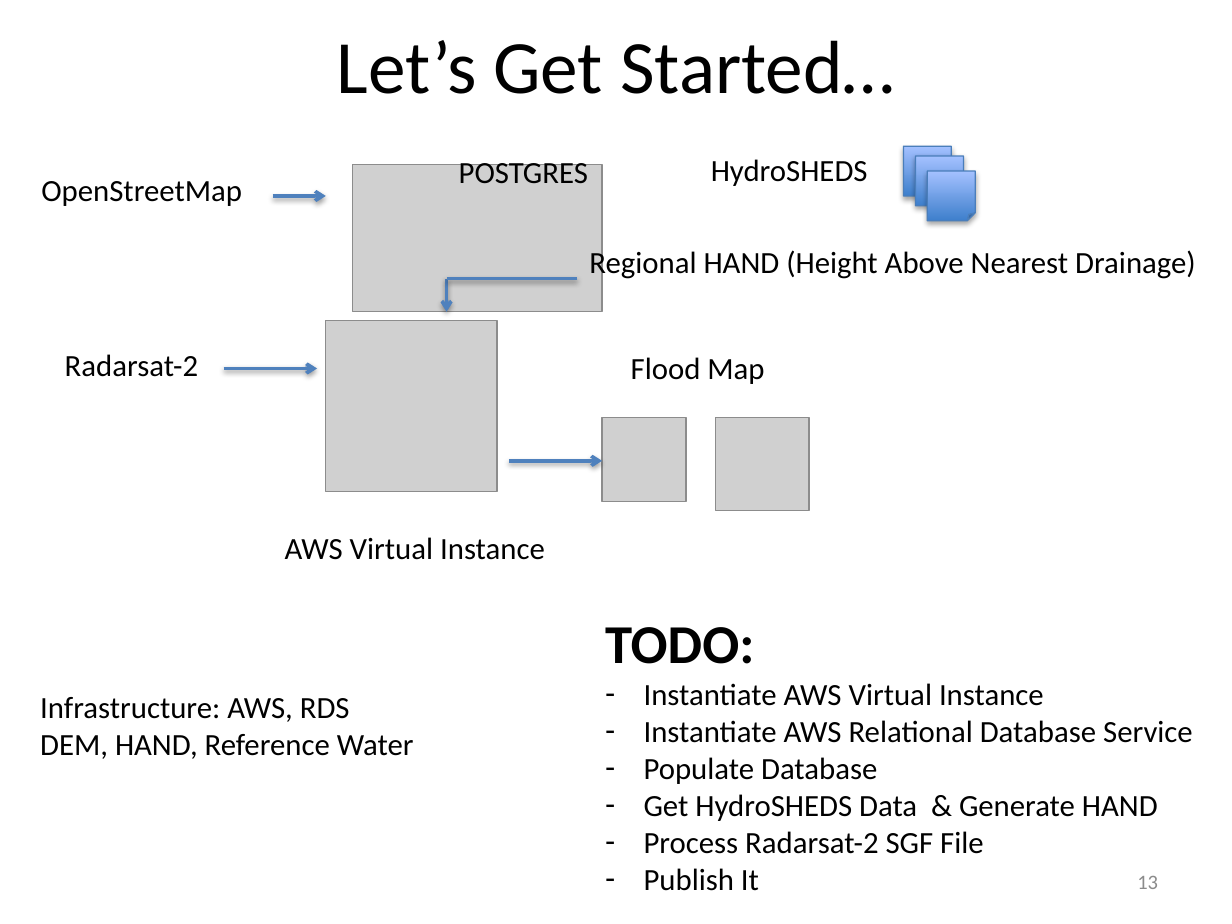
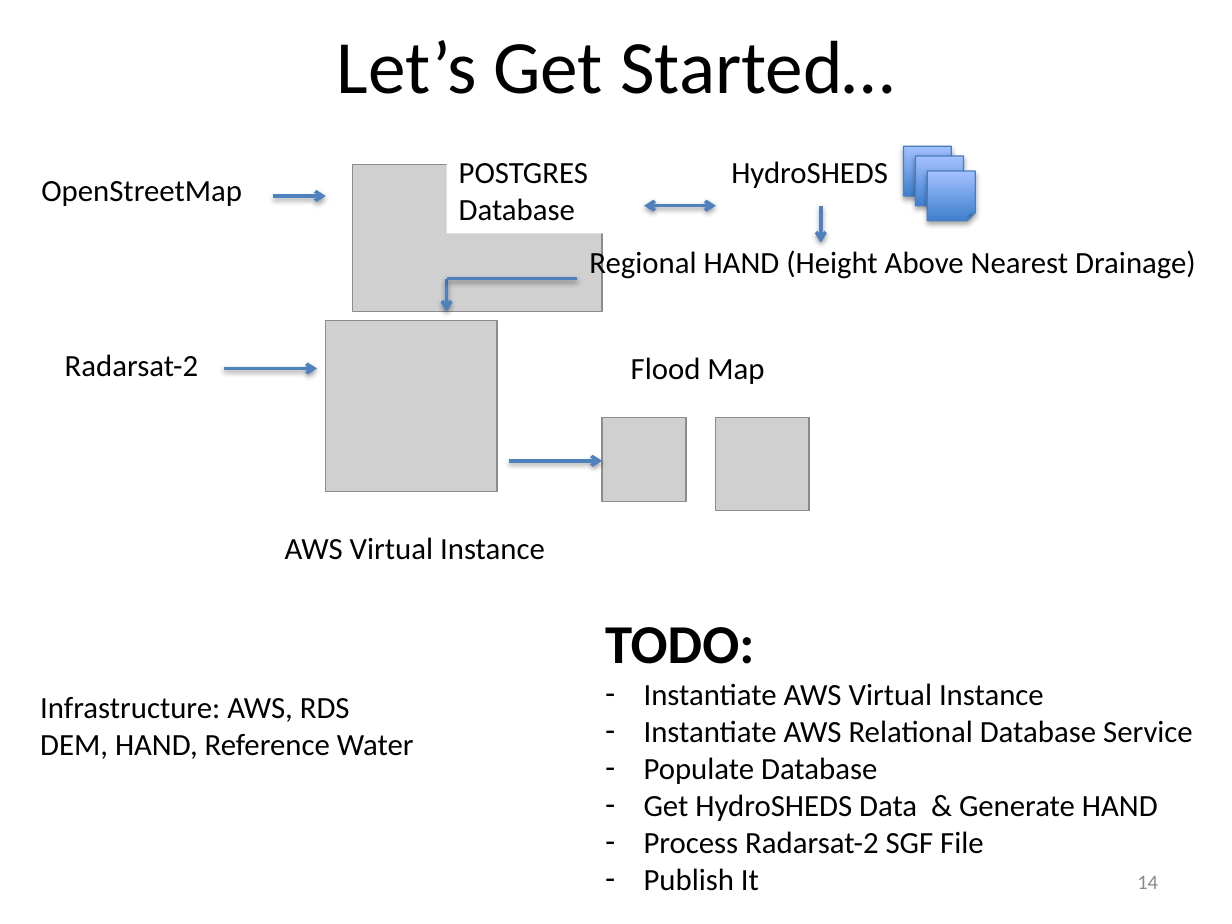
Before and after one commit to vightel/FloodMapsWorkshop, a slide deck: slide 14 of OJO-Publisher.pptx (slide 13 before the commit). Drawn at 1232x924 pixels with LibreOffice and Linux fonts; fonts in the diff are those of the drawing; grey boxes stand for pictures. Boxes give left, top, right and bottom in pixels: in the first picture for what was removed or moved away, otherwise in the second. Text is boxed around its words. In the diff, an @@ line names an element or a change of style, - is before the commit and + after.

```diff
--- a/OJO-Publisher.pptx
+++ b/OJO-Publisher.pptx
@@ rectangle "POSTGRES": place and size @@
-rectangle "POSTGRES" at [459,157,588,184]
+rectangle "POSTGRES" at [446,147,602,234]
@@ rectangle "POSTGRES" at [446,147,602,234]: fill none to #FFFFFF @@
@@ text "HydroSHEDS": place and size @@
-text "HydroSHEDS" at [711,159,868,186]
+text "HydroSHEDS" at [731,161,888,188]
@@ text in rectangle at [459,198,575,221]: paragraph added @@
+Database
@@ double arrow added from (644, 206) to (716, 206), #4F81BD 2 pt @@
@@ arrow added from (821, 206) to (821, 243), #4F81BD 2 pt @@
@@ page number at [1137,876,1158,889]: text changed @@
-13
+14
```
Also in this commit, not shown: 2 other slides changed, 1 slide added, 1 other file.
